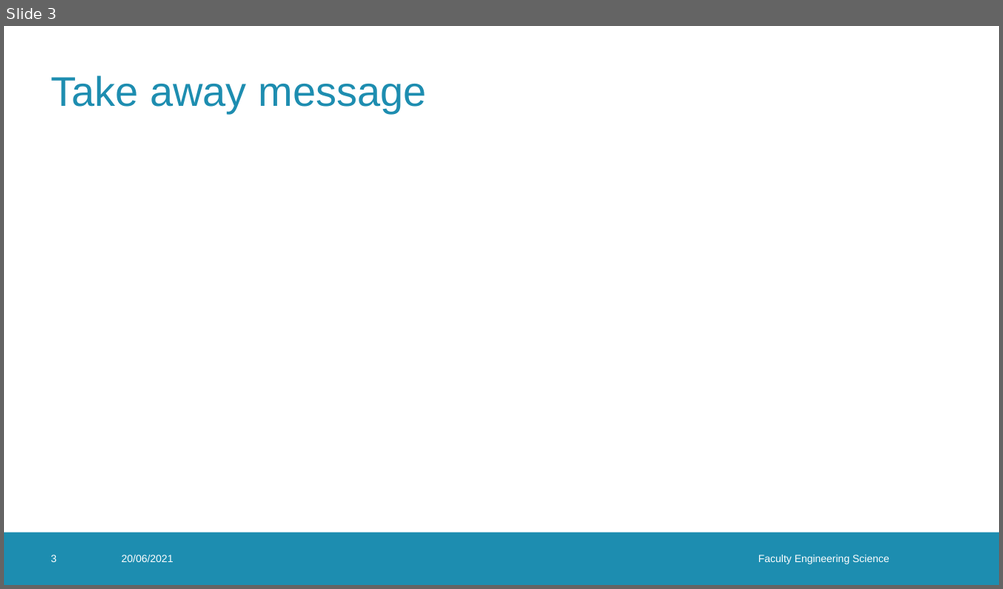
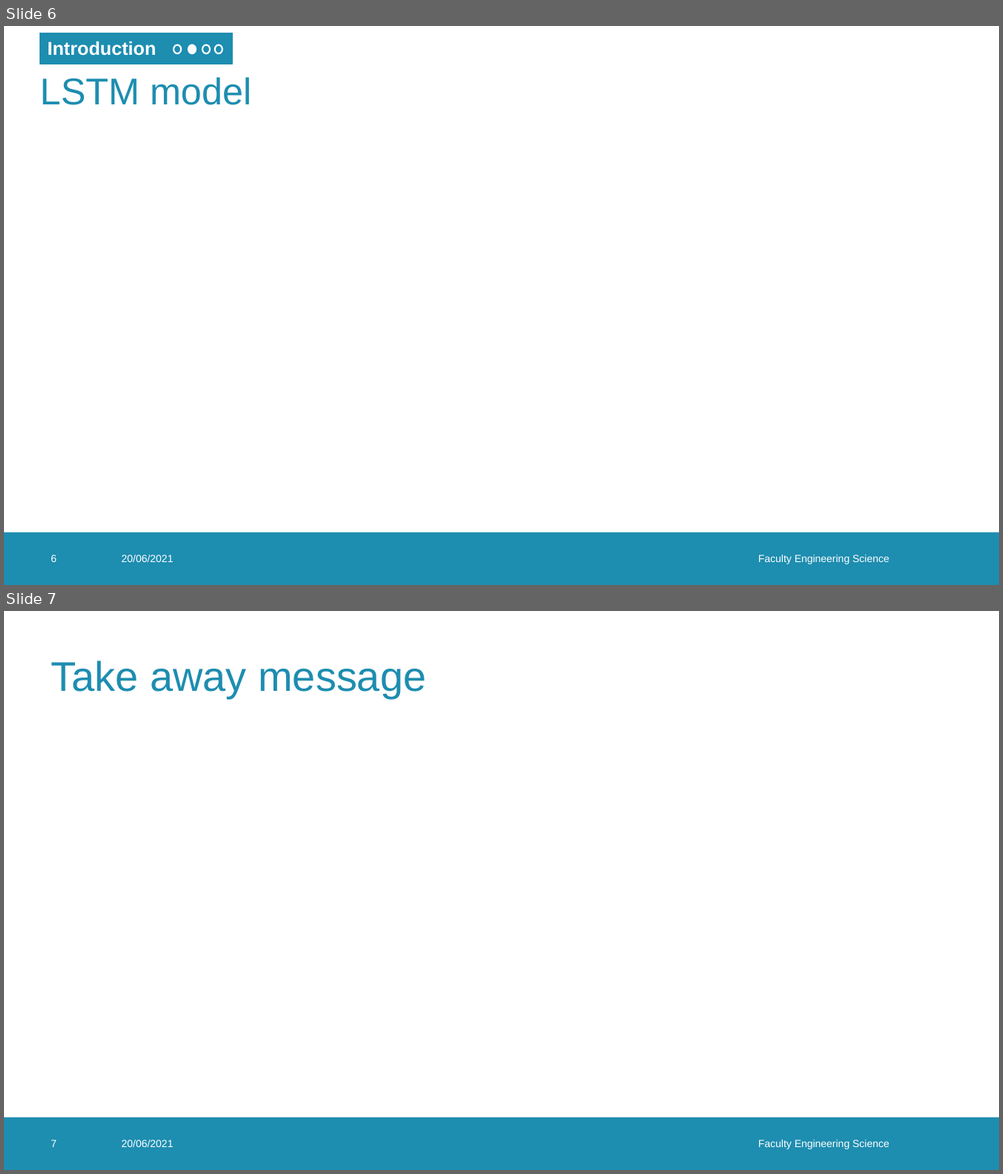
Before and after one commit to StijnStaring/TS_report, a slide deck: PPT/PPT_MAI.pptx. Shown one above the other, each under a label of ours: slide 3 before the commit, slides 6 and 7 after it. The pictures are 1003x589 and 1003x1174 pixels, drawn with LibreOffice and Linux fonts; fonts in the diff are those of the drawing; background and template pictures are left out. Boxes give left, top, right and bottom in pixels: in the first picture for what was removed or moved away, otherwise in the second. Text is boxed around its words. In the diff, an @@ line names an element or a change of style, - is before the commit and + after.

```diff
--- a/PPT/PPT_MAI.pptx
+++ b/PPT/PPT_MAI.pptx
@@ slide 6 added at box(4, 26, 999, 585), background #FFFFFF; not listed: 1 template element that a slide beside it also shows @@
@@ rectangle added at box(40, 33, 232, 64), fill #1D8DB0, outline #1D8DB0 0.75 pt, 18 pt, text #FFFFFF, bold @@
+Introduction
@@ ellipse added at box(173, 44, 181, 53), fill #1D8DB0, outline #FFFFFF 1.5 pt @@
@@ ellipse added at box(188, 44, 196, 53), fill #FFFFFF, outline #FFFFFF 1.5 pt @@
@@ ellipse added at box(202, 44, 210, 53), fill #1D8DB0, outline #FFFFFF 1.5 pt @@
@@ ellipse added at box(215, 44, 222, 53), fill #1D8DB0, outline #FFFFFF 1.5 pt @@
@@ title added at box(40, 77, 251, 105), 36 pt, text #1D8DB0 @@
+LSTM model
@@ page number added at box(51, 555, 57, 562), 10 pt, text #FFFFFF @@
+6
@@ text added at box(122, 555, 173, 562), 10 pt, text #FFFFFF @@
+20/06/2021
@@ text added at box(758, 555, 889, 565), 10 pt, text #FFFFFF @@
+Faculty Engineering Science
@@ what was slide 3 is now slide 7 @@
@@ page number at box(51, 1140, 57, 1147): text changed @@
-3
+7
```
Also in this commit, not shown: 1 slide changed, 3 other slides added, 1 other file.
